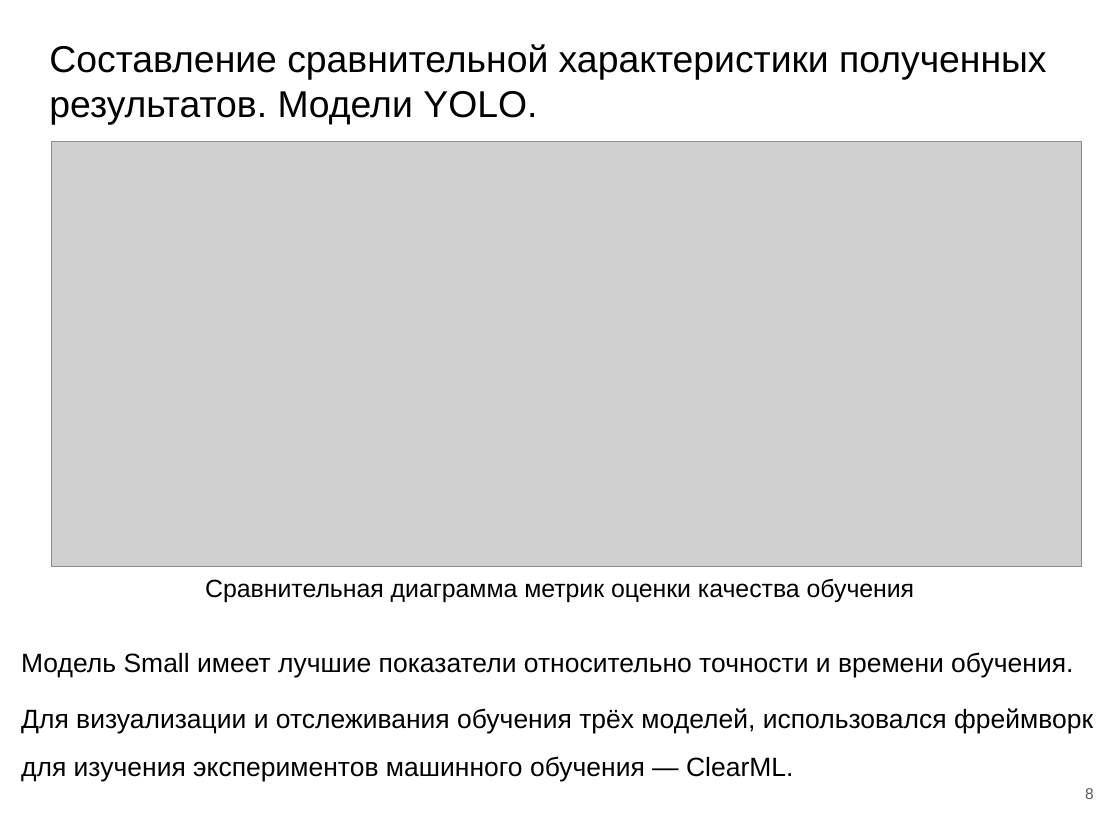
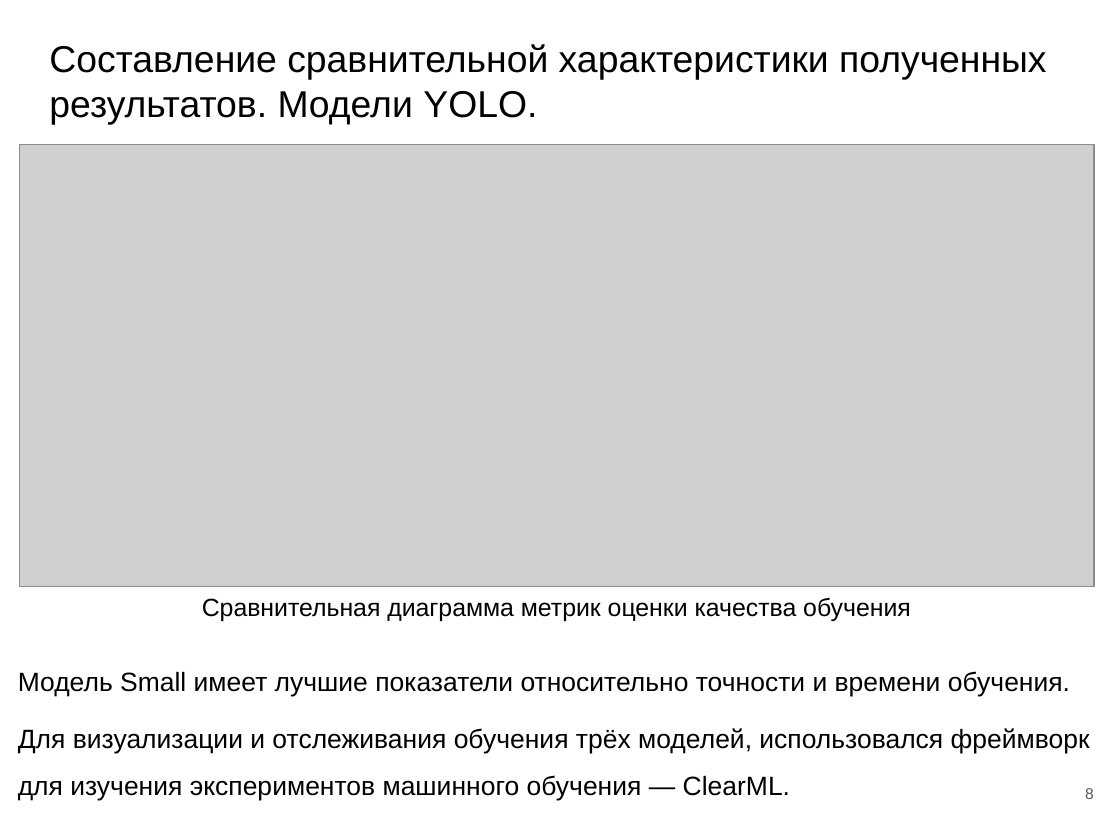
Before and after one commit to Kostebelova-Elizaveta/vkr_0303_KostebelovaEK_parking_detecting_cnn, a slide deck: slide 8 of Презентация_ВКР_Костебелова.pptx. Drawn at 1120x840 pixels with LibreOffice and Linux fonts; fonts in the diff are those of the drawing; grey boxes stand for pictures. Boxes give left, top, right and bottom in pixels: in the first picture for what was removed or moved away, otherwise in the second. Text is boxed around its words. In the diff, an @@ line names an element or a change of style, - is before the commit and + after.

```diff
--- a/Презентация_ВКР_Костебелова.pptx
+++ b/Презентация_ВКР_Костебелова.pptx
@@ picture resized from (x1=52, y1=141, x2=1082, y2=567) to (x1=19, y1=144, x2=1094, y2=587) @@
@@ text "Сравнительная диаграмма метрик оценки качества ..." moved from (x1=205, y1=579, x2=915, y2=602) to (x1=202, y1=598, x2=911, y2=621) @@
@@ text "Модель Small имеет лучшие показатели ..." moved from (x1=21, y1=652, x2=1093, y2=782) to (x1=18, y1=671, x2=1090, y2=801) @@
```
Also in this commit, not shown: 3 other slides changed, 2 slides added, 5 other files.
